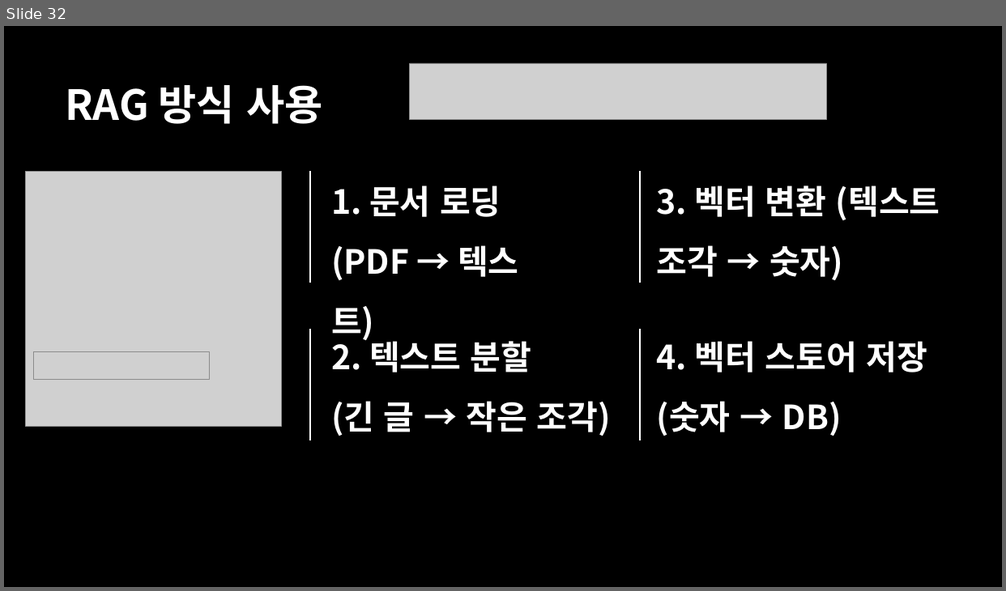
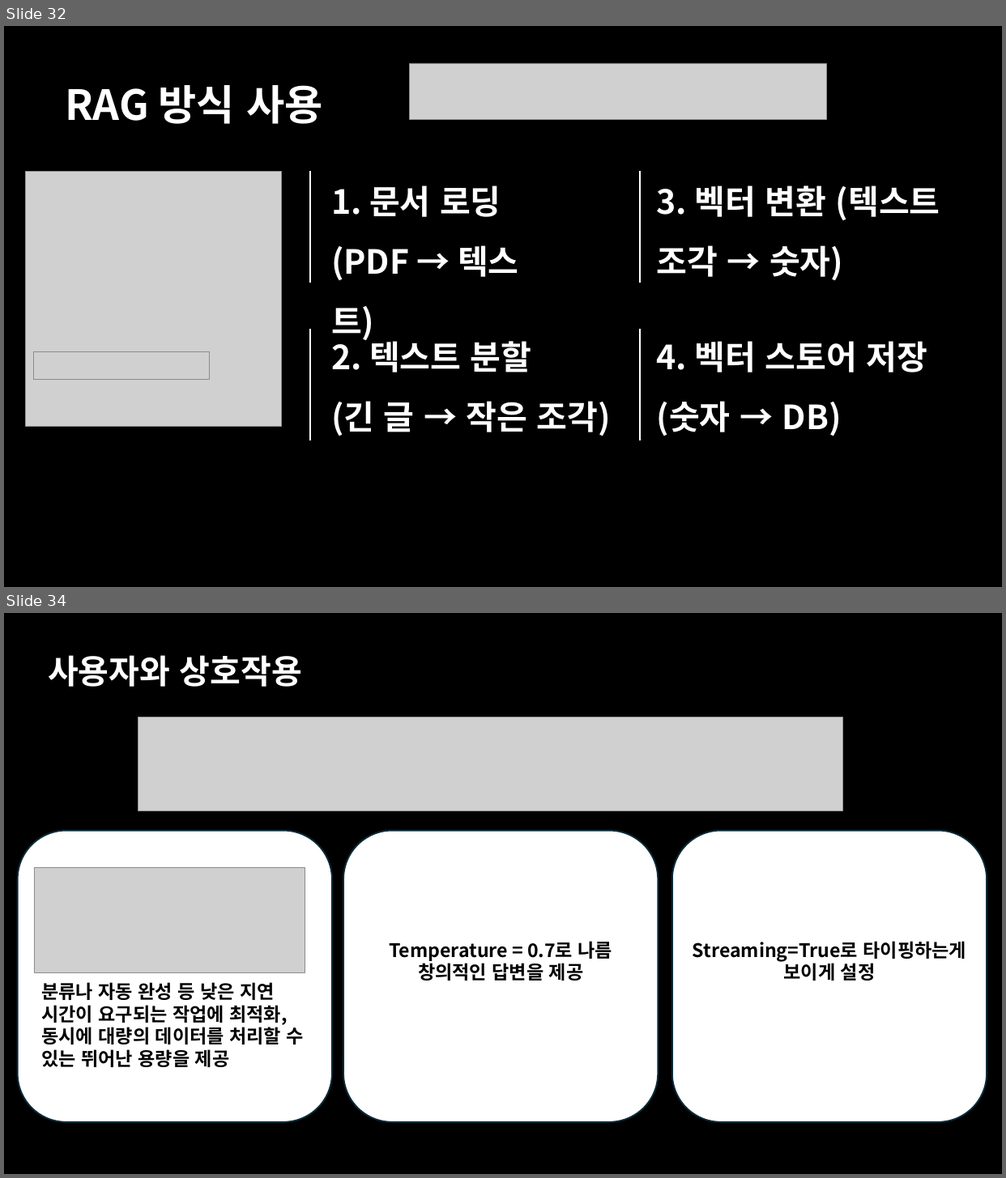
Before and after one commit to MINGYU-1/oboe_album_rag_project, a slide deck: 오보에 최종프로젝트 발표.pptx. Shown one above the other, each under a label of ours: slide 32 before the commit, slides 32 and 34 after it; the slides between them are not shown. The pictures are 1006x591 and 1006x1178 pixels, drawn with LibreOffice and Linux fonts; fonts in the diff are those of the drawing; grey boxes stand for pictures. Boxes give left, top, right and bottom in pixels: in the first picture for what was removed or moved away, otherwise in the second. Text is boxed around its words. In the diff, an @@ line names an element or a change of style, - is before the commit and + after.

```diff
--- a/오보에 최종프로젝트 발표.pptx
+++ b/오보에 최종프로젝트 발표.pptx
@@ slide 34 added at (4, 613, 1002, 1174), background #000000 @@
@@ text added at (48, 655, 302, 687), 32 pt, text #FFFFFF, bold @@
+사용자와 상호작용
@@ picture added at (138, 717, 843, 811) @@
@@ rounded rectangle added at (18, 831, 332, 1122), fill #FFFFFF, outline #092A39 1.5 pt @@
@@ rounded rectangle added at (343, 831, 658, 1122), fill #FFFFFF, outline #092A39 1.5 pt @@
@@ rounded rectangle added at (672, 831, 987, 1122), fill #FFFFFF, outline #092A39 1.5 pt @@
@@ picture added at (34, 868, 305, 973) @@
@@ text added at (389, 941, 613, 981), 18 pt, text #000000, bold @@
+Temperature = 0.7로 나름 창의적인 답변을 제공
@@ text added at (692, 941, 967, 981), 18 pt, text #000000, bold @@
+Streaming=True로 타이핑하는게 보이게 설정
@@ text added at (41, 982, 303, 1067), 18 pt, text #000000, bold @@
+분류나 자동 완성 등 낮은 지연 시간이 요구되는 작업에 최적화, 동시에 대량의 데이터를 처리할 수 있는 뛰어난 용량을 제공
```
Also in this commit, not shown: 3 slides changed, 4 other slides added, 1 slide removed, 7 other files.
